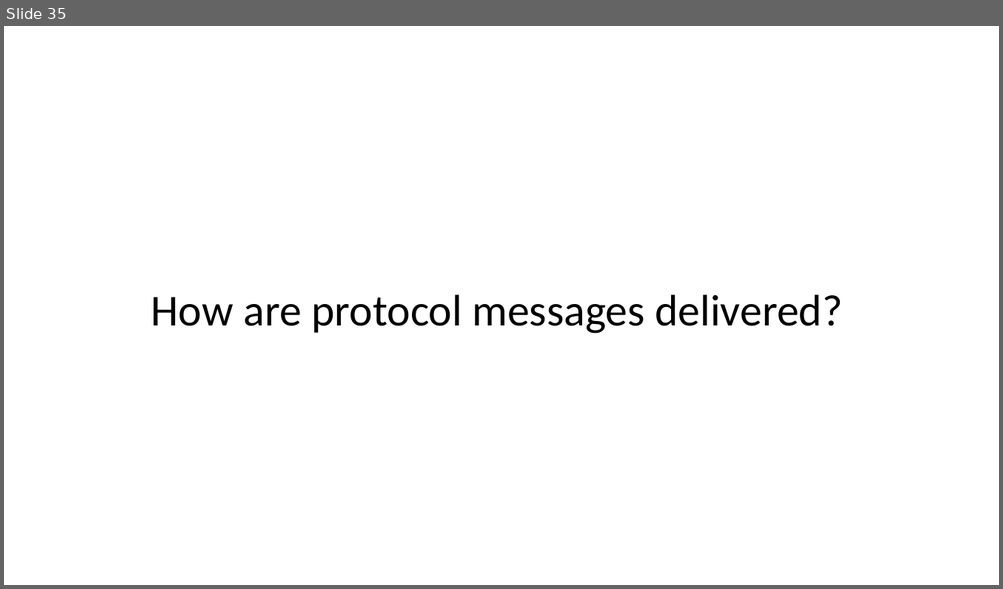
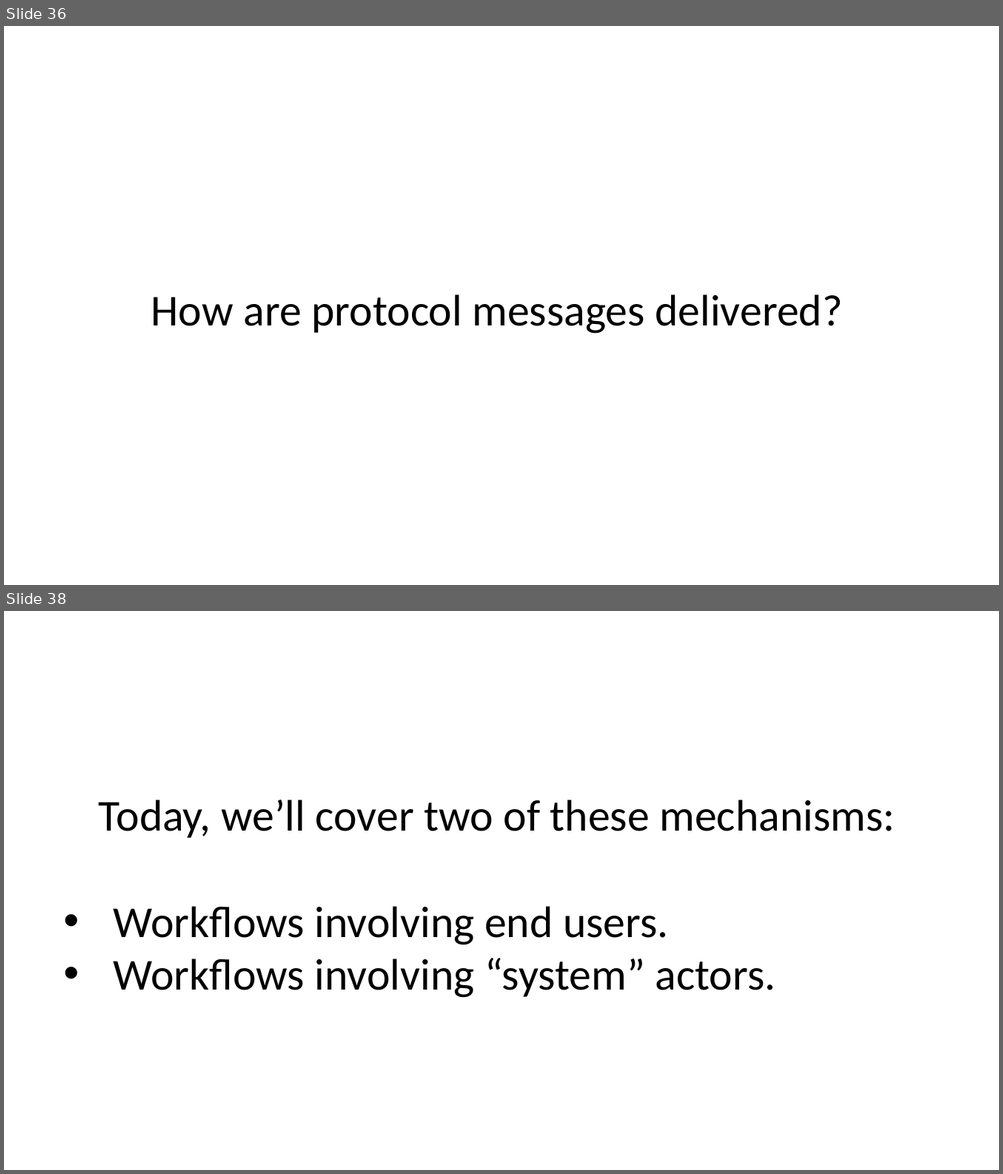
Before and after one commit to cerner/code-learning-lab, a slide deck: smart-authorization-presentation.pptx. Shown one above the other, each under a label of ours: slide 35 before the commit, slides 36 and 38 after it; the slides between them are not shown. The pictures are 1003x589 and 1003x1174 pixels, drawn with LibreOffice and Linux fonts; fonts in the diff are those of the drawing. Boxes give left, top, right and bottom in pixels: in the first picture for what was removed or moved away, otherwise in the second. Text is boxed around its words. In the diff, an @@ line names an element or a change of style, - is before the commit and + after.

```diff
--- a/smart-authorization-presentation.pptx
+++ b/smart-authorization-presentation.pptx
@@ slide 38 added at (4,611,999,1170), background #FFFFFF @@
@@ text added at (99,800,894,998), 32 pt, text #000000 @@
+Today, we’ll cover two of these mechanisms:
+• Workflows involving end users.
+• Workflows involving “system” actors.
@@ what was slide 35 is now slide 36 @@
```
Also in this commit, not shown: 4 slides changed, 8 other slides added, 1 slide removed, 1 other file.
